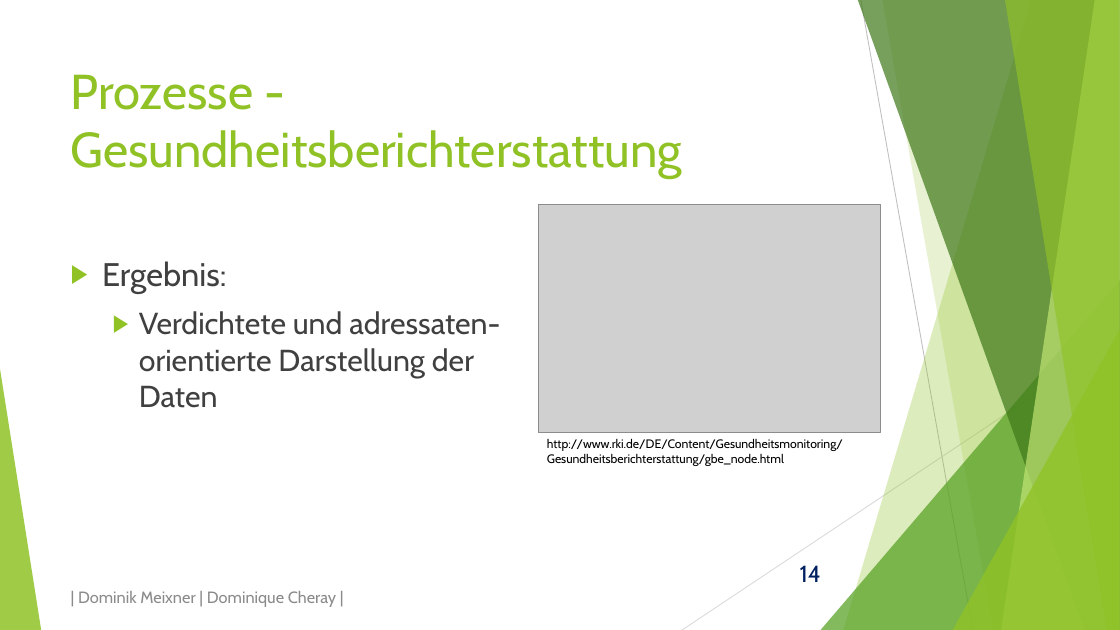
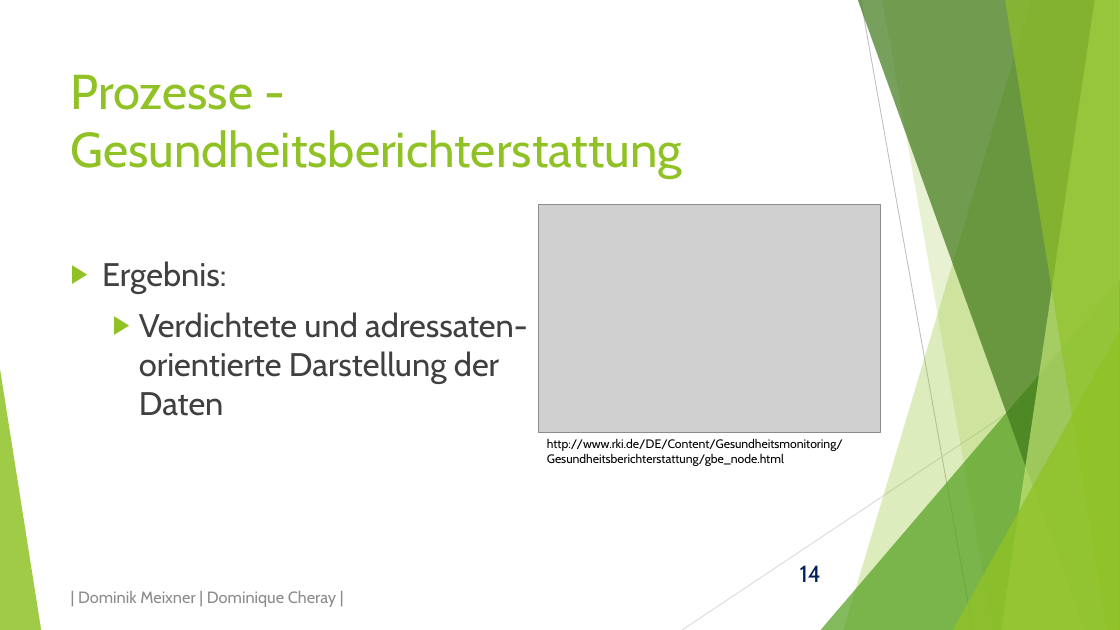
Before and after one commit to domeix/BlaBla, a slide deck: slide 14 of GesundheitsamtPraesDominik.pptx. Drawn at 1120x630 pixels with LibreOffice and Linux fonts; fonts in the diff are those of the drawing; grey boxes stand for pictures. Boxes give left, top, right and bottom in pixels: in the first picture for what was removed or moved away, otherwise in the second. Text is boxed around its words. In the diff, an @@ line names an element or a change of style, - is before the commit and + after.

```diff
--- a/GesundheitsamtPraesDominik.pptx
+++ b/GesundheitsamtPraesDominik.pptx
@@ text at box(139, 312, 528, 416): size 26 to 28 pt in "Verdichtete und adressaten- orientierte Darstellung der Date ..." @@
```
Also in this commit, not shown: 3 other slides changed.
